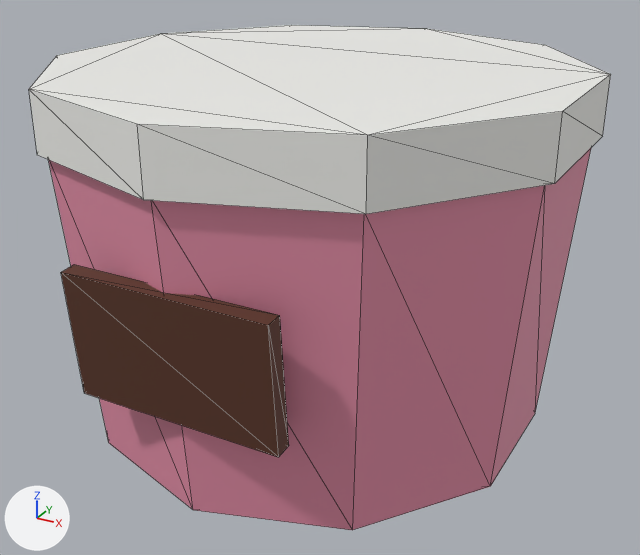
The glTF model public/models/hh_kem.glb, before and after one commit.
Both versions are drawn from a 50 mm lens placed at (0.1021, -0.185, 0.1269), pointed at (0.0022, -0.0036, 0.0361). The axes (+X, +Y, +Z) are drawn at lower left. The lights are the same throughout. The picture after the commit comes second. Mesh edges are drawn as thin lines. Vertices at exactly the same position are counted once.

In view in the first picture: 'hh_kem'.
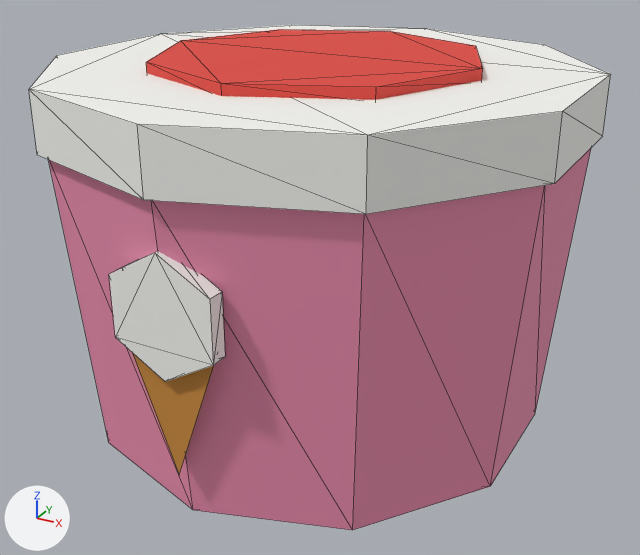
Diff of the bpy script that builds the scene:
```diff
--- a/public/models/hh_kem.glb.py
+++ b/public/models/hh_kem.glb.py
@@ mat_bang_mau @@
+mat_bang_mau = bpy.data.materials.new('bang_mau')
+mat_bang_mau.use_nodes = True; mat_bang_mau.node_tree.nodes.clear()
+_N = mat_bang_mau.node_tree.nodes; _L = mat_bang_mau.node_tree.links
+n0 = _N.new('ShaderNodeBsdfPrincipled'); n0.name = 'Principled BSDF'
+n0.inputs[2].default_value = 0.8  # 'Roughness'
+n1 = _N.new('ShaderNodeOutputMaterial'); n1.name = 'Material Output'
+n2 = _N.new('ShaderNodeVertexColor'); n2.name = 'Color Attribute'
+_L.new(n0.outputs[0], n1.inputs[0])  # 'BSDF' to 'Surface'
+_L.new(n2.outputs[0], n0.inputs[0])  # 'Color' to 'Base Color'
@@ me_hh_kem @@
 # used by ob_hh_kem; location = (0.0, 0.0, 0.0)
 # verts and faces of me_hh_kem; kept vertices keep their numbers, new ones are numbered from 48
-me_hh_kem.from_pydata(...)  # 48 vertices, 84 faces; spans x -0.0628..0.0628, y -0.066..0.066, z 0.0..0.089
-me_hh_kem.materials.append(mat_kem_nau)  # brown #5a3424
+me_hh_kem.from_pydata(...)  # 71 vertices, 121 faces; spans x -0.0628..0.0628, y -0.066..0.066, z 0.0..0.0915
+# me_hh_kem part 1: a new loose piece, an 8-sided cylinder along z spanning x -0.04..0.04, y -0.04..0.04, z 0.0885..0.0915, in mat_bang_mau
+# me_hh_kem part 2: a new loose piece, a 6-sided cylinder along y spanning x -0.0121..0.0121, y -0.064..-0.06, z 0.036..0.064, in mat_bang_mau
+# me_hh_kem part 3: the loose piece of 8 vertices spanning x -0.025..0.025, y -0.0642..-0.0578, z 0.0249..0.0551 is deleted
+# me_hh_kem part 4
+verts[48] = (-0.012, -0.062, 0.045)
+verts[49] = (0.0, -0.062, 0.012)  # pixel (179, 475)
+verts[50] = (0.012, -0.062, 0.045)  # pixel (218, 351)
+faces += [(48, 49, 50)]
+# me_hh_kem part 5: 36 faces spanning x -0.0609..0.0609, y -0.064..0.064, z 0.0..0.075 switch from mat_kem_hong (pink #e58fa8) to mat_bang_mau
+# me_hh_kem part 6: 36 faces spanning x -0.0628..0.0628, y -0.066..0.066, z 0.075..0.089 switch from mat_nap_trang (white #f2f2ee) to mat_bang_mau
```

Boxes [x1, y1, x2, y2] around the edits, measured in the pictures (640 x 555 px):
part 1 of me_hh_kem, added
    after: [146, 29, 483, 100]
part 2 of me_hh_kem, added
    after: [109, 251, 225, 382]
part 3 of me_hh_kem, deleted (brown)
    before: [61, 264, 289, 457]
part 4 of me_hh_kem, added (brown)
    after: [132, 352, 214, 474]
part 5 of me_hh_kem, recoloured
    both: [70, 219, 359, 530]
part 6 of me_hh_kem, recoloured
    both: [136, 25, 491, 103]
